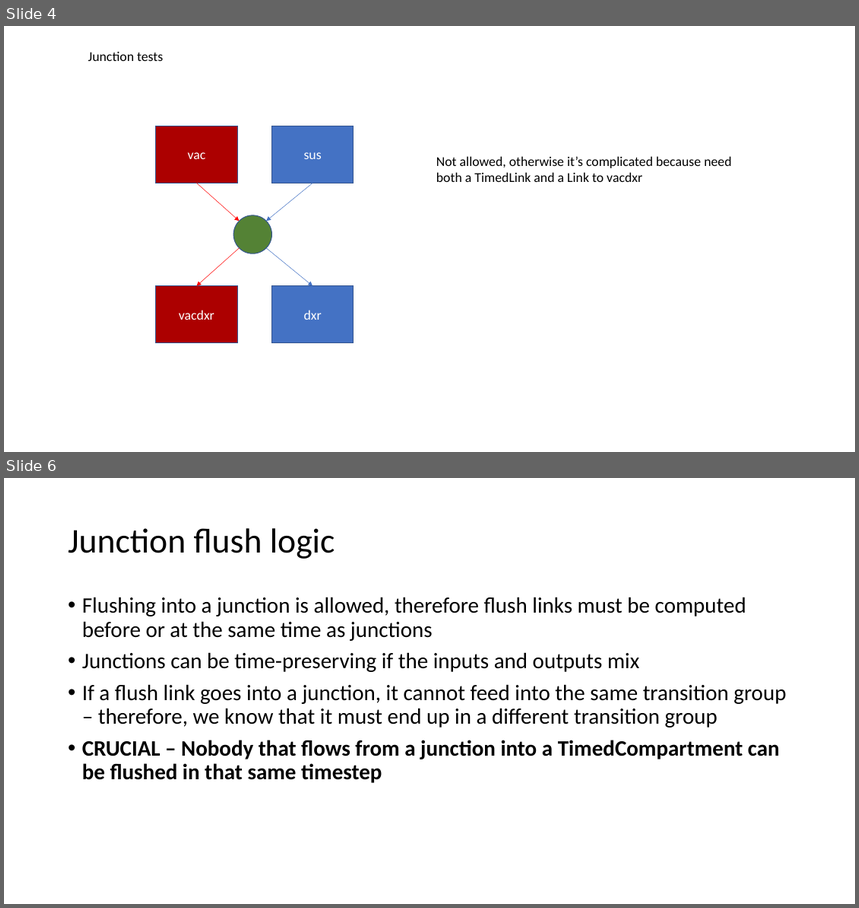
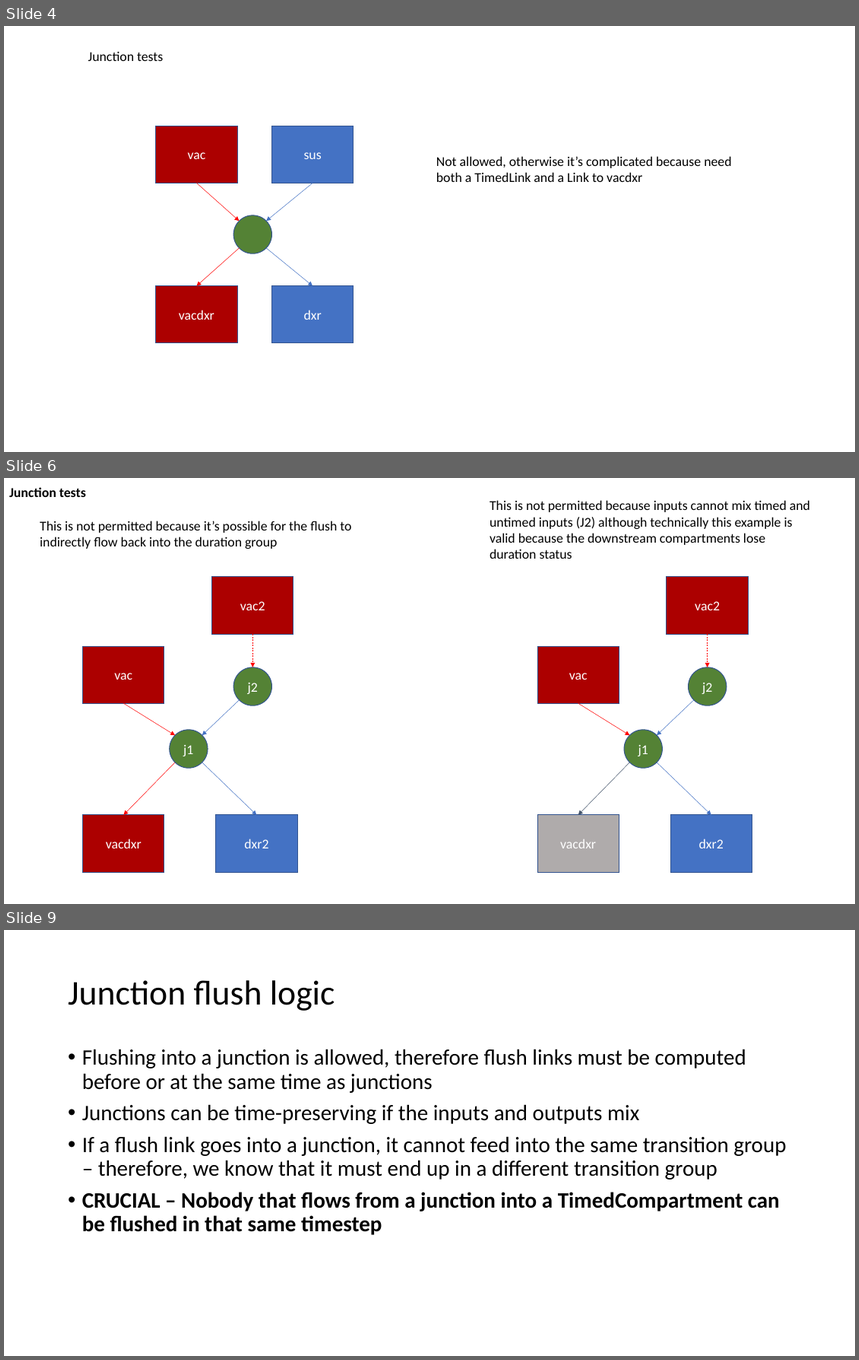
Before and after one commit to atomicateam/atomica, a slide deck: docs/general/timed-examples.pptx. Shown one above the other, each under a label of ours: slides 4 and 6 before the commit, slides 4, 6 and 9 after it; the slides between them are not shown. The pictures are 859x908 and 859x1360 pixels, drawn with LibreOffice and Linux fonts; fonts in the diff are those of the drawing. Boxes give left, top, right and bottom in pixels: in the first picture for what was removed or moved away, otherwise in the second. Text is boxed around its words. In the diff, an @@ line names an element or a change of style, - is before the commit and + after.

```diff
--- a/docs/general/timed-examples.pptx
+++ b/docs/general/timed-examples.pptx
@@ slide 6 added at (x1=4, y1=478, x2=855, y2=904), background #FFFFFF @@
@@ text added at (x1=9, y1=487, x2=86, y2=497), 18 pt, text #000000, bold @@
+Junction tests
@@ text added at (x1=490, y1=500, x2=810, y2=559), 18 pt, text #000000 @@
+This is not permitted because inputs cannot mix timed and untimed inputs (J2) although technically this example is valid because the downstream compartments lose duration status
@@ text added at (x1=40, y1=521, x2=351, y2=549), 18 pt, text #000000 @@
+This is not permitted because it’s possible for the flush to indirectly flow back into the duration group
@@ rectangle added at (x1=212, y1=577, x2=294, y2=635), fill #AC0000, outline #325491 1 pt, 18 pt, text #FFFFFF @@
+vac2
@@ rectangle added at (x1=667, y1=577, x2=748, y2=635), fill #AC0000, outline #325491 1 pt, 18 pt, text #FFFFFF @@
+vac2
@@ arrow added from (253, 634) to (253, 667), #FF0000 0.5 pt dashed @@
@@ arrow added from (708, 634) to (708, 667), #FF0000 0.5 pt dashed @@
@@ rectangle added at (x1=83, y1=646, x2=164, y2=704), fill #AC0000, outline #325491 1 pt, 18 pt, text #FFFFFF @@
+vac
@@ rectangle added at (x1=538, y1=646, x2=619, y2=704), fill #AC0000, outline #325491 1 pt, 18 pt, text #FFFFFF @@
+vac
@@ ellipse added at (x1=234, y1=667, x2=272, y2=705), fill #548235, outline #325491 1 pt, 18 pt, text #FFFFFF @@
+j2
@@ ellipse added at (x1=688, y1=667, x2=727, y2=705), fill #548235, outline #325491 1 pt, 18 pt, text #FFFFFF @@
+j2
@@ arrow added from (123, 703) to (175, 735), #FF0000 0.5 pt @@
@@ arrow added from (239, 700) to (202, 735), #4472C4 0.5 pt @@
@@ arrow added from (579, 703) to (629, 735), #FF0000 0.5 pt @@
@@ arrow added from (694, 700) to (657, 735), #4472C4 0.5 pt @@
@@ ellipse added at (x1=170, y1=730, x2=208, y2=768), fill #548235, outline #325491 1 pt, 18 pt, text #FFFFFF @@
+j1
@@ ellipse added at (x1=624, y1=730, x2=662, y2=768), fill #548235, outline #325491 1 pt, 18 pt, text #FFFFFF @@
+j1
@@ arrow added from (175, 762) to (123, 815), #FF0000 0.5 pt @@
@@ arrow added from (202, 762) to (256, 815), #4472C4 0.5 pt @@
@@ arrow added from (629, 762) to (579, 815), #44546A 0.5 pt @@
@@ arrow added from (657, 762) to (712, 815), #4472C4 0.5 pt @@
@@ rectangle added at (x1=83, y1=815, x2=164, y2=872), fill #AC0000, outline #325491 1 pt, 18 pt, text #FFFFFF @@
+vacdxr
@@ rectangle added at (x1=216, y1=815, x2=297, y2=872), fill #4472C4, outline #325491 1 pt, 18 pt, text #FFFFFF @@
+dxr2
@@ rectangle added at (x1=538, y1=815, x2=619, y2=872), fill #AFABAB, outline #325491 1 pt, 18 pt, text #FFFFFF @@
+vacdxr
@@ rectangle added at (x1=671, y1=815, x2=752, y2=872), fill #4472C4, outline #325491 1 pt, 18 pt, text #FFFFFF @@
+dxr2
@@ what was slide 6 is now slide 9 @@
```
Also in this commit, not shown: 1 slide changed, 2 other slides added, 3 other files.
